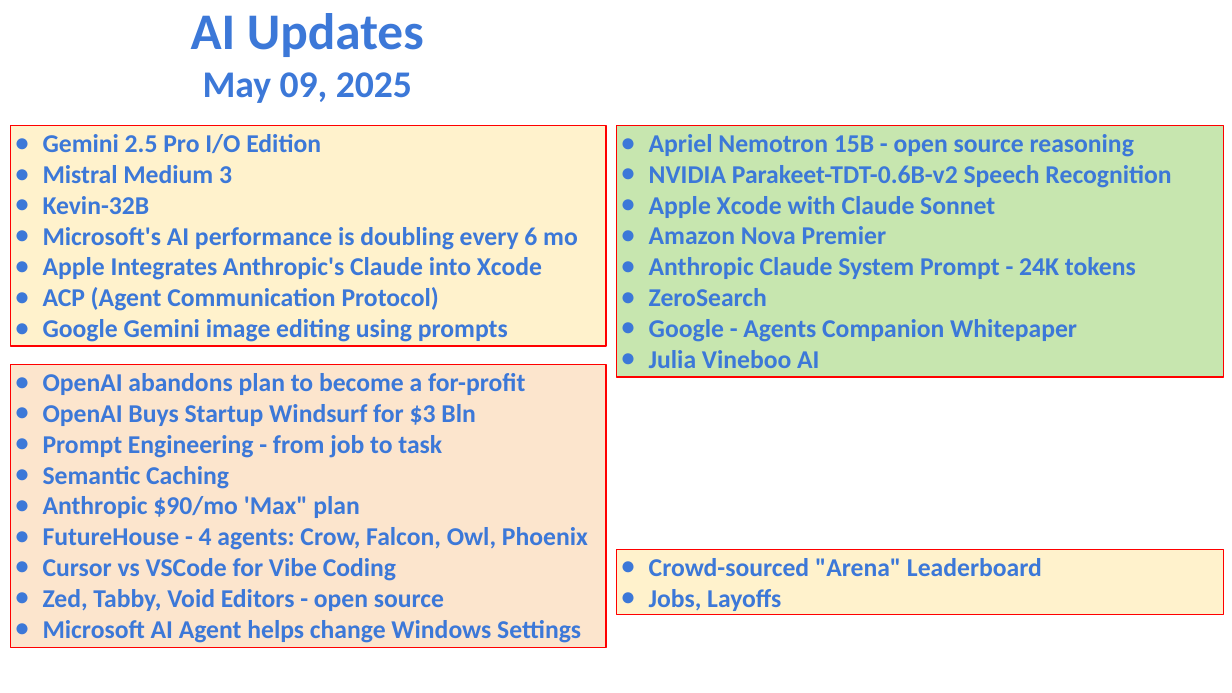
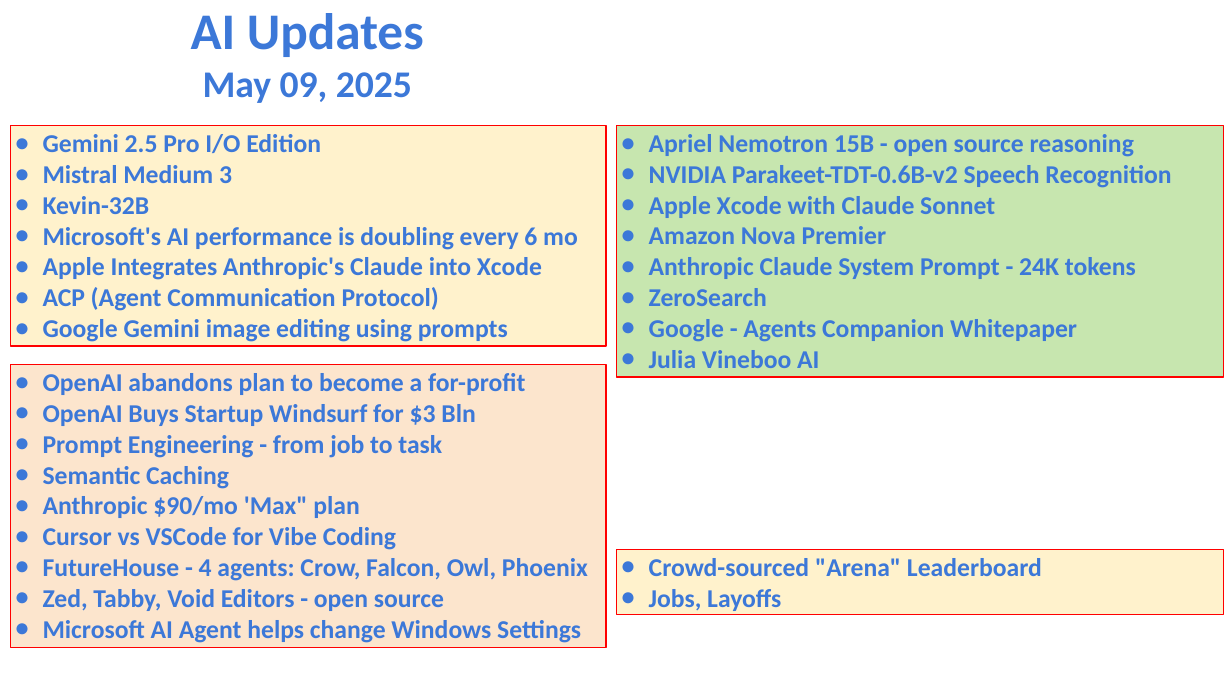
Before and after one commit to lselector/seminar, a slide deck: slide 1 of 2025/2025-05-09-AI-Updates.pptx. Drawn at 1232x693 pixels with LibreOffice and Linux fonts; fonts in the diff are those of the drawing. Boxes give left, top, right and bottom in pixels: in the first picture for what was removed or moved away, otherwise in the second. Text is boxed around its words. In the diff, an @@ line names an element or a change of style, - is before the commit and + after.

```diff
--- a/2025/2025-05-09-AI-Updates.pptx
+++ b/2025/2025-05-09-AI-Updates.pptx
@@ text in rectangle at [43, 527, 396, 550]: paragraph added @@
+● Cursor vs VSCode for Vibe Coding
@@ text in rectangle at [43, 558, 396, 581]: paragraph removed @@
-● Cursor vs VSCode for Vibe Coding
```
Also in this commit, not shown: 8 other slides changed, 1 slide added.
